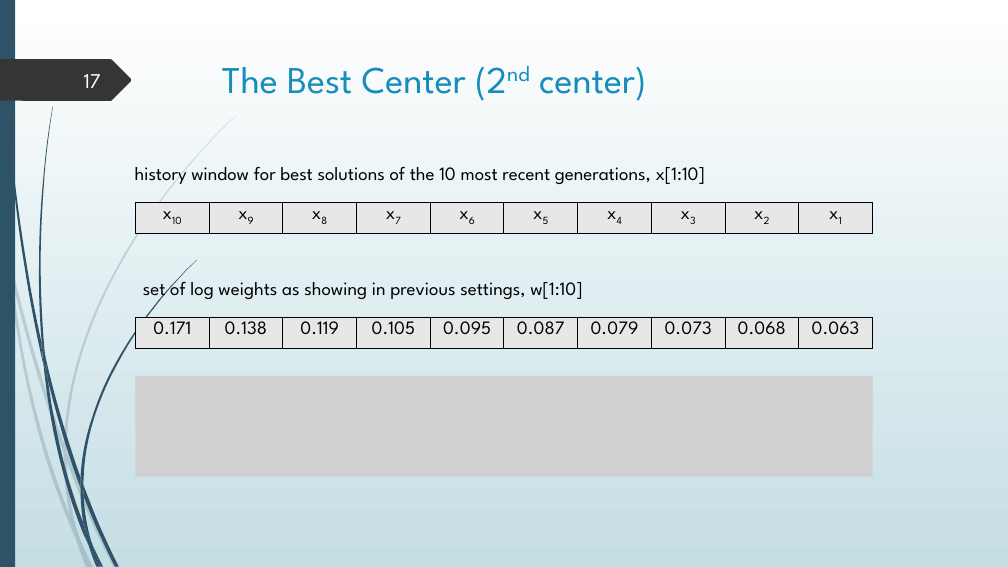
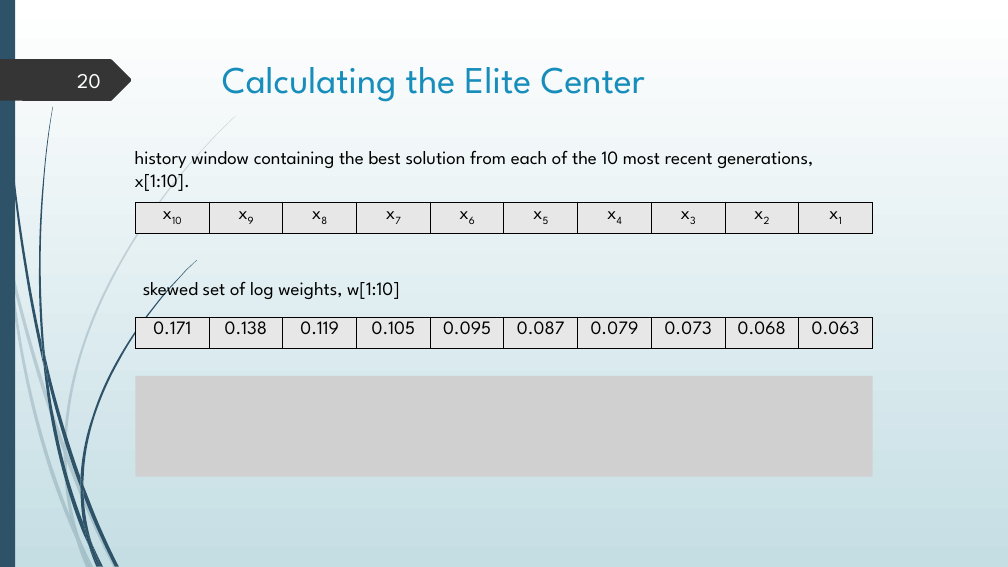
Before and after one commit to GingerLion/DualCenterCMAES, a slide deck: slide 20 of Thesis/DualcenterCMAES.pptx (slide 17 before the commit). Drawn at 1008x567 pixels with LibreOffice and Linux fonts; fonts in the diff are those of the drawing; grey boxes stand for pictures. Boxes give left, top, right and bottom in pixels: in the first picture for what was removed or moved away, otherwise in the second. Text is boxed around its words. In the diff, an @@ line names an element or a change of style, - is before the commit and + after.

```diff
--- a/Thesis/DualcenterCMAES.pptx
+++ b/Thesis/DualcenterCMAES.pptx
@@ page number at <box>77,74,101,88</box>: text changed @@
-17
+20
@@ title at <box>222,67,645,102</box>: text changed @@
-The Best Center (2nd center)
+Calculating the Elite Center
@@ text at <box>135,150,813,191</box>: text changed @@
-history window for best solutions of the 10 most recent generations, x[1:10]
+history window containing the best solution from each of the 10 most recent generations, x[1:10].
@@ text at <box>143,276,399,302</box>: text changed @@
-set of log weights as showing in previous settings, w[1:10]
+skewed set of log weights, w[1:10]
```
Also in this commit, not shown: 14 other slides changed, 28 slides added, 6 slides removed, 12 other files.
